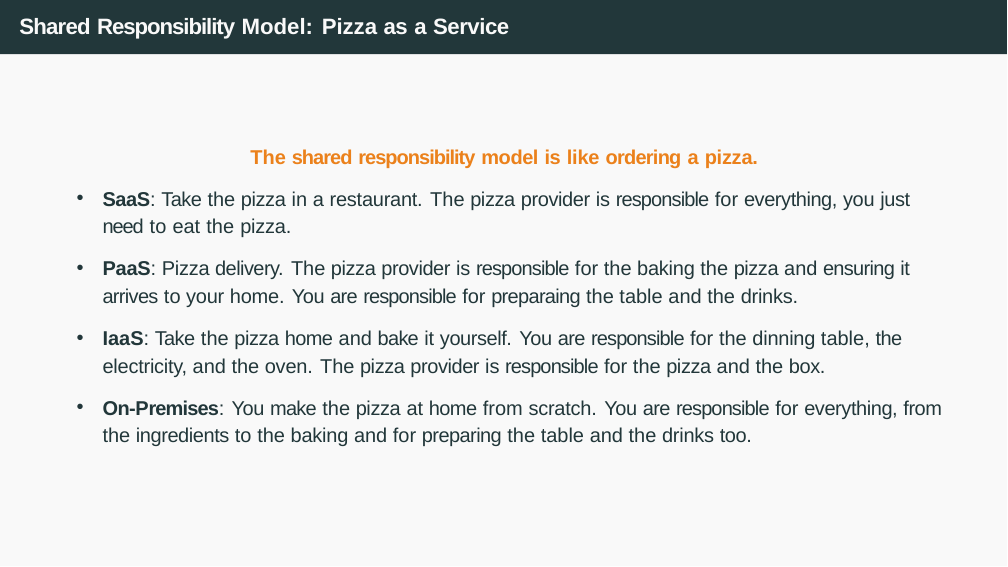
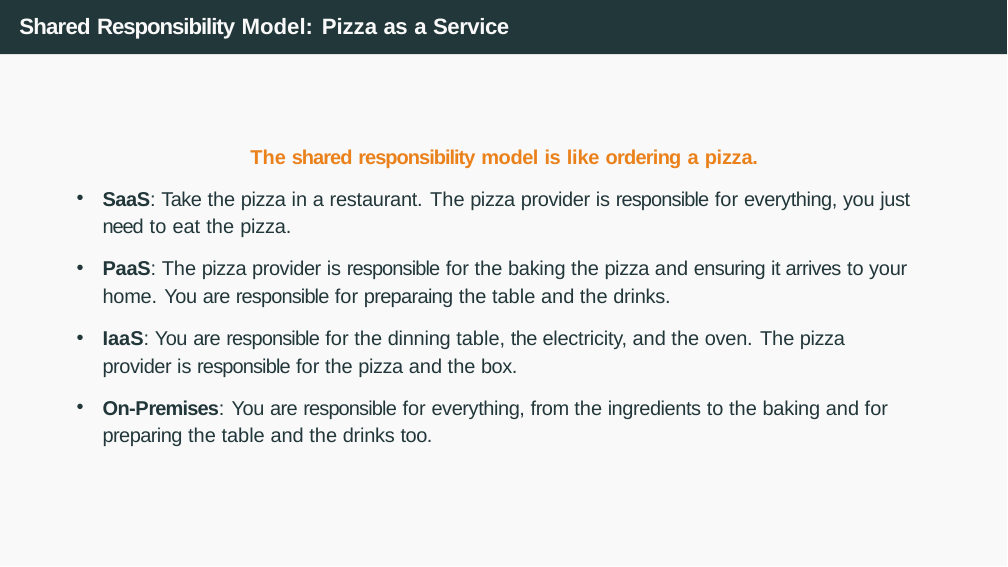
Before and after one commit to joanpaucm/HPDCB, a slide deck: slide 15 of src/slides/Session 1 and 2 - Introduction to Cloud Computing + Github Pages-2026.pptx. Drawn at 1008x567 pixels with LibreOffice and Linux fonts; fonts in the diff are those of the drawing. Boxes give left, top, right and bottom in pixels: in the first picture for what was removed or moved away, otherwise in the second. Text is boxed around its words. In the diff, an @@ line names an element or a change of style, - is before the commit and + after.

```diff
--- a/src/slides/Session 1 and 2 - Introduction to Cloud Computing + Github Pages-2026.pptx
+++ b/src/slides/Session 1 and 2 - Introduction to Cloud Computing + Github Pages-2026.pptx
@@ text at <box>103,260,907,446</box>: text changed @@
-• PaaS: Pizza delivery. The pizza provider is responsible for the baking the pizza and ensuring it arrives to your home. You are responsible for preparaing the table and the drinks.
-• IaaS: Take the pizza home and bake it yourself. You are responsible for the dinning table, the electricity, and the oven. The pizza provider is responsible for the pizza and the box.
-• On-Premises: You make the pizza at home from scratch. You are responsible for everything, from the ingredients to the baking and for preparing the table and the drinks too.
+• PaaS: The pizza provider is responsible for the baking the pizza and ensuring it arrives to your home. You are responsible for preparaing the table and the drinks.
+• IaaS: You are responsible for the dinning table, the electricity, and the oven. The pizza provider is responsible for the pizza and the box.
+• On-Premises: You are responsible for everything, from the ingredients to the baking and for preparing the table and the drinks too.
```
Also in this commit, not shown: 1 other file.
